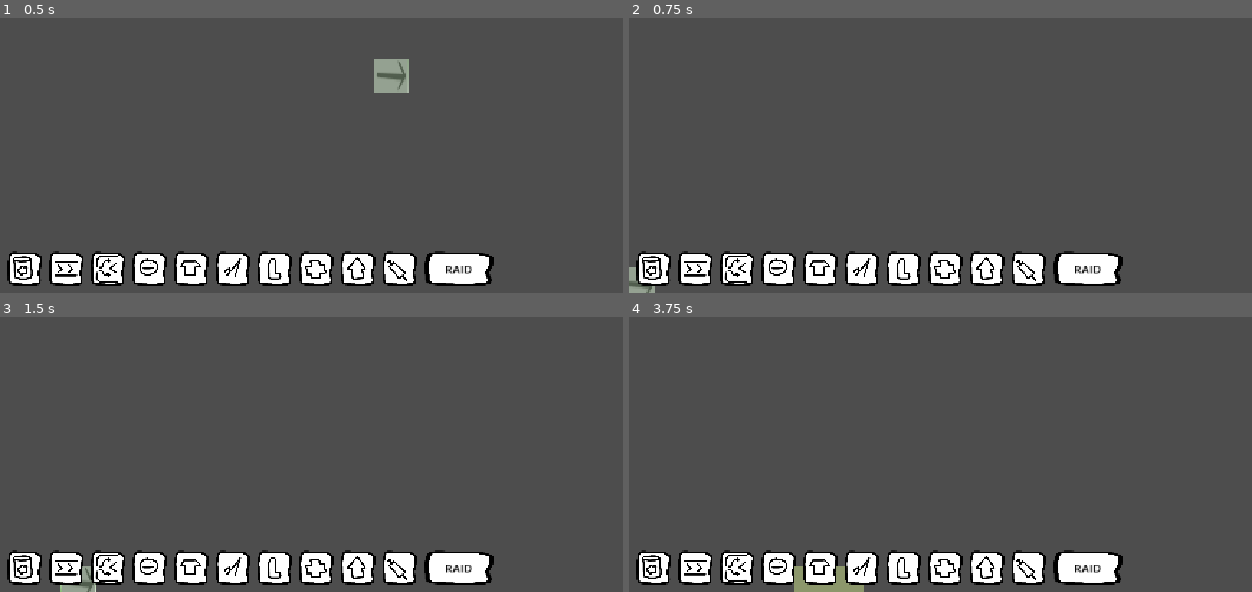
Above: before the commit, frames 1-4 (two rows, left to right).
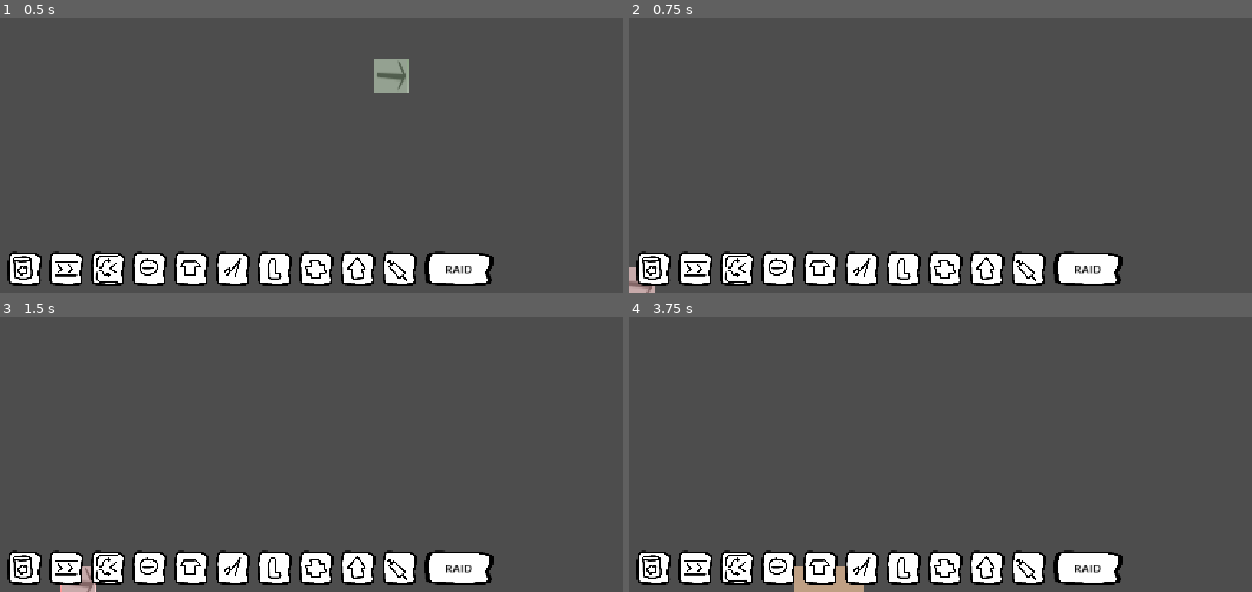
Above: after the commit, the same moments.

Repository: Schlutzkrapfen/Camara-Game
Game: Godot game, scene res://Levels/main_scene.tscn
The game is run twice, just before and just after one commit, with the same random seed, the same clock (stepped at 60 frames per second) and the same inputs.
Inputs (mouse positions are in pixels of both pictures, inside the frame that each line leads up to):
- Up to frame 1 (0.5 s): no input
- Up to frame 2 (0.75 s): click (653, 268) at 0.5 s
- Up to frame 3 (1.5 s): click (68, 567) at 1.25 s
- Up to frame 4 (3.75 s): click (734, 567) at 2 s; click (778, 567) at 2.75 s; click (822, 567) at 3.5 s

Frame 1 is identical in both runs. In frame 2, 0.2% of the frame differs, in the area x 0-5%, y 90-100%; in frame 3, 0.3%; in frame 4, 0.5%, in the area x 26-38%, y 90-100%.

Commit message:
added a build_zone_size?

Diff:
--- a/script/check_if_build.gd
+++ b/script/check_if_build.gd
@@ -11,8 +11,15 @@
 	for x in Global.factory_list[Global.current_house].size.x:
 		for y in Global.factory_list[Global.current_house].size.y:
 			var tiles = Global.get_rotation_out_of_size(x,y)
-			if main_tileset.get_cell_tile_data(tile +tiles) != null:
+			var end_tile: Vector2i = tile + tiles
+			if tile.x < 0 or tile.y < 0 or end_tile.x > Global.build_zone_size.x or end_tile.y > Global.build_zone_size.y:
+				return false
+			if main_tileset.get_cell_tile_data(end_tile) != null:
 				emit_signal("is_okay_to_build",false)
+				return false
+			if (tile+tiles).x >= Global.build_zone_size.x or (tile+tiles).y >= Global.build_zone_size.y:
+				return false
+			if tile.x < 0 or tile.y < 0:
 				return false
 	emit_signal("is_okay_to_build",true)
 	return true
@@ -26,7 +33,7 @@
 	for x in Global.factory_list[Global.current_house].size.x:
 		for y in Global.factory_list[Global.current_house].size.y:
 			var tiles = tile +Global.get_rotation_out_of_size(x, y)
-			var local_tile =  Vector2i(x,y)
+			var local_tile = Vector2i(x,y)
 			if is_okay:
 				tilemap.set_cell(tiles,0,Vector2i(0,0))
 			else:
--- a/script/globals/Global.gd
+++ b/script/globals/Global.gd
@@ -1,4 +1,5 @@
 extends Node
+var build_zone_size:Vector2i = Vector2i(1000,1000)
 @onready var factory_list: Array[BuildingResource] = [
 	preload("res://Resourcen/goo_factory.tres"),
 	preload("res://Resourcen/conaer_belt.tres"),
